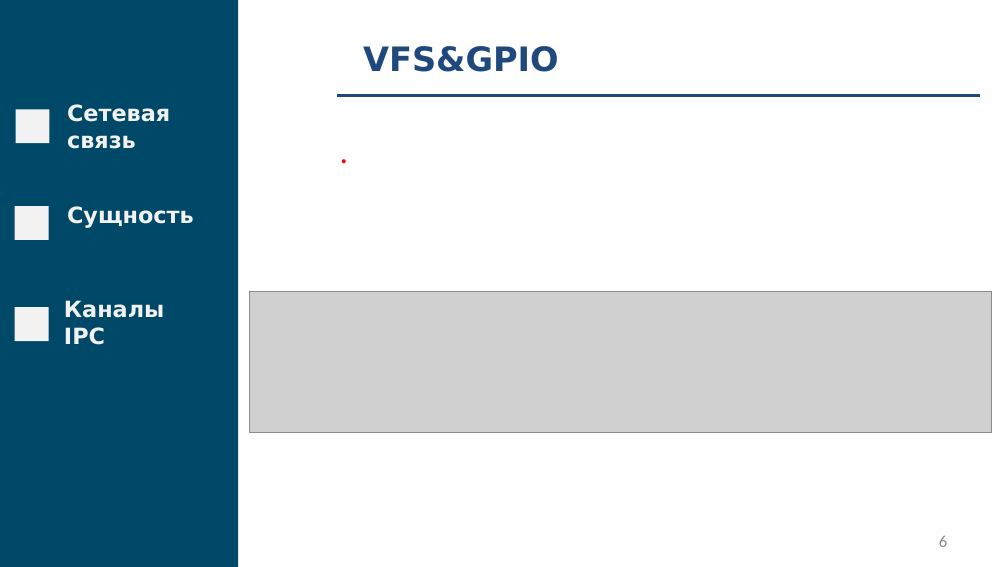
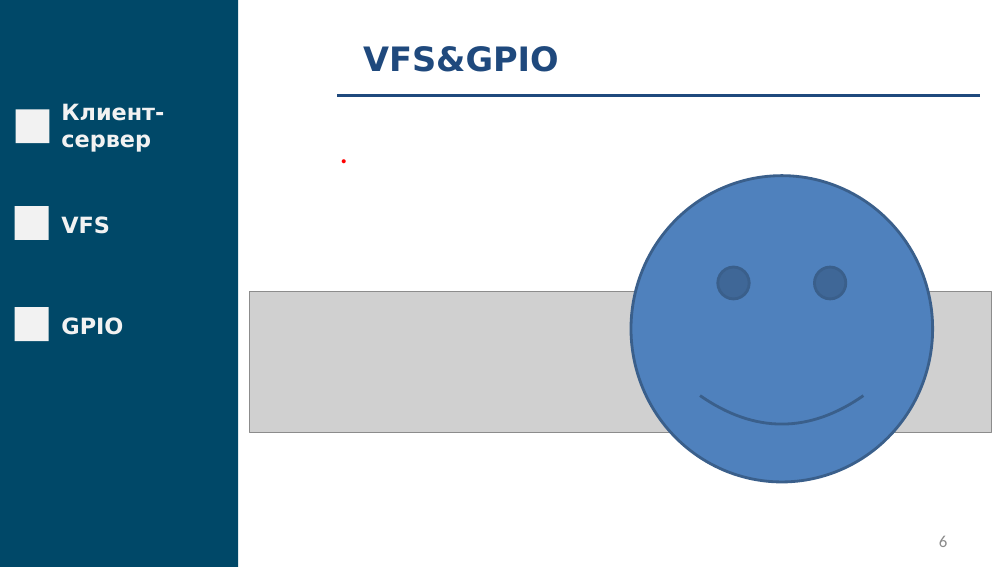
Before and after one commit to fanglores/Gagarin-2022, a slide deck: slide 6 of doc/Presentation.pptx. Drawn at 1008x567 pixels with LibreOffice and Linux fonts; fonts in the diff are those of the drawing; grey boxes stand for pictures. Boxes give left, top, right and bottom in pixels: in the first picture for what was removed or moved away, otherwise in the second. Text is boxed around its words. In the diff, an @@ line names an element or a change of style, - is before the commit and + after.

```diff
--- a/doc/Presentation.pptx
+++ b/doc/Presentation.pptx
@@ text at box(61, 103, 164, 152): text changed @@
-Сетевая связь
+Клиент-сервер
@@ smiley face added at box(631, 175, 932, 482), fill #4F81BD, outline #3A5F8C 2 pt @@
@@ text at box(61, 216, 110, 234): text changed @@
-Сущность
+VFS
@@ text at box(61, 317, 123, 335): text changed @@
-Каналы IPC
+GPIO
```
Also in this commit, not shown: 7 other slides changed, 1 slide added.
